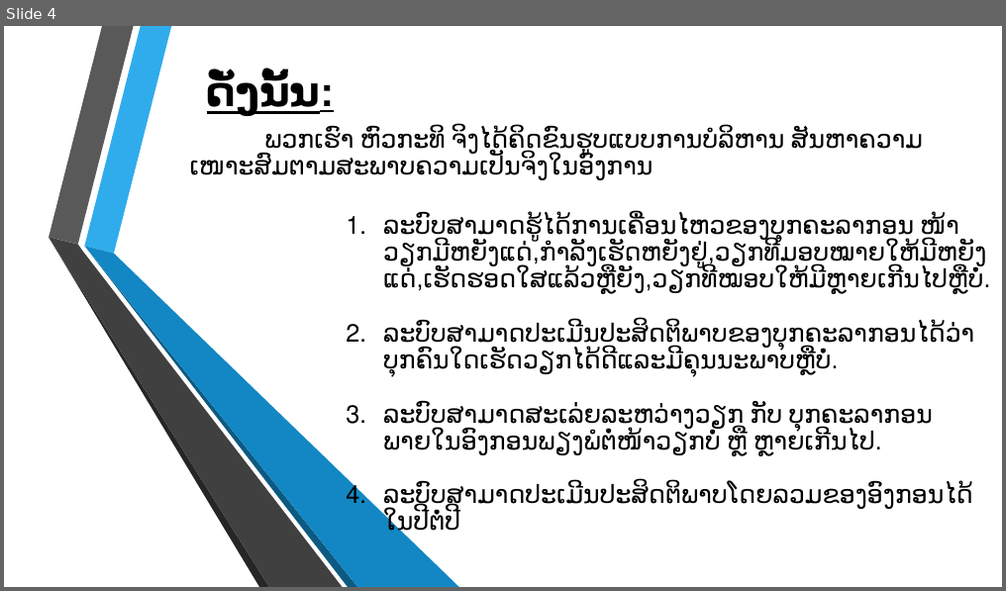
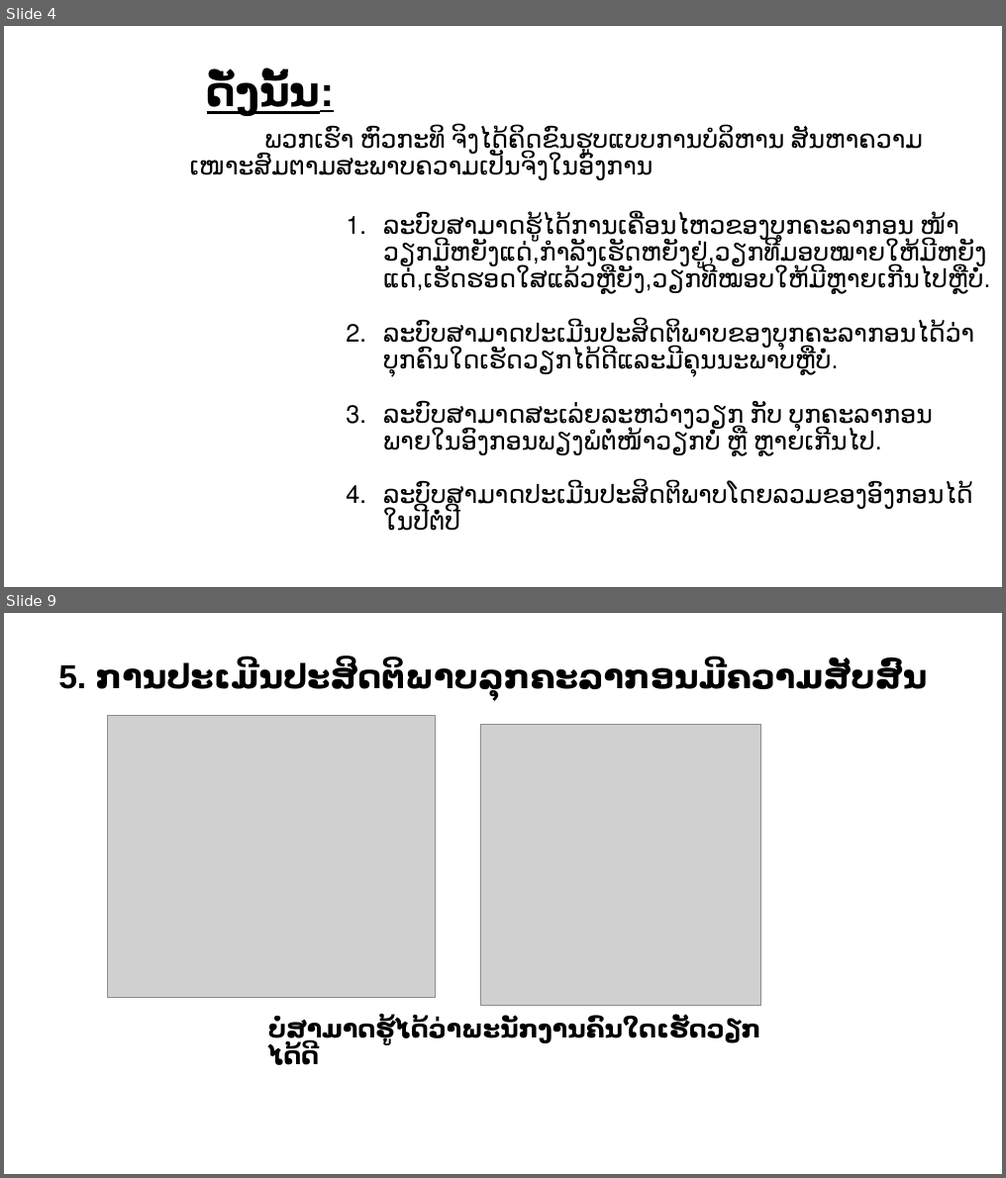
Before and after one commit to touy/taskmanager, a slide deck: ບົດພີເຊັ້ນ.pptx. Shown one above the other, each under a label of ours: slide 4 before the commit, slides 4 and 9 after it; the slides between them are not shown. The pictures are 1006x591 and 1006x1178 pixels, drawn with LibreOffice and Linux fonts; fonts in the diff are those of the drawing; grey boxes stand for pictures; background and template pictures are left out. Boxes give left, top, right and bottom in pixels: in the first picture for what was removed or moved away, otherwise in the second. Text is boxed around its words. In the diff, an @@ line names an element or a change of style, - is before the commit and + after.

```diff
--- a/ບົດພີເຊັ້ນ.pptx
+++ b/ບົດພີເຊັ້ນ.pptx
@@ slide 9 added at box(4, 613, 1002, 1174), background #FFFFFF @@
@@ text added at box(58, 662, 928, 696), 32 pt, text #000000, bold @@
+5. ການປະເມີນປະສິດຕິພາບລຸກຄະລາກອນມີຄວາມສັບສົນ
@@ picture added at box(108, 716, 436, 998) @@
@@ picture added at box(480, 724, 761, 1004) @@
@@ text added at box(268, 1017, 761, 1065), 24 pt, text #000000, bold @@
+ບໍ່ສາມາດຮູ້ໄດ້ວ່າພະນັກງານຄົນໃດເຮັດວຽກໄດ້ດີ
@@ slide 4 changed as well @@
@@ group removed at box(49, 26, 460, 587): 6 freeform shapes @@
```
Also in this commit, not shown: 3 other slides changed, 15 other slides added.
